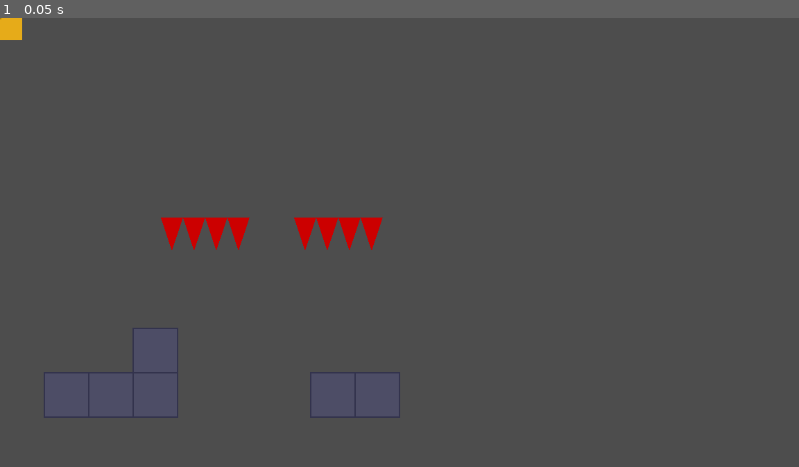
Above: before the commit, frame 1.
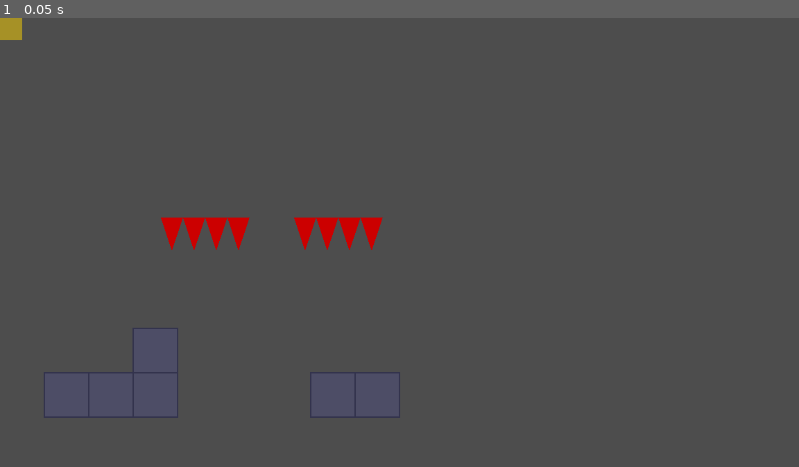
Above: after the commit, the same moment.

Repository: Naoki-kubo64/AI-Action
Game: Godot game, scene res://scenes/levels/Level_2-4.tscn
Two runs of this game, one before a commit and one after it. Both use one fixed random seed, a clock stepped at 60 frames per second and the inputs below. This scene is started directly instead of the project's main scene.
Inputs:
- Up to frame 1 (0.05 s): no input

The runs differ from the first frame. In frame 1, 0.1% of the frame differs, in the area x 0-3%, y 0-5%.

Commit message:
fix: unify PushableBox type as CharacterBody2D in scene and level

Diff:
--- a/scenes/levels/Level_2-4.tscn
+++ b/scenes/levels/Level_2-4.tscn
@@ -1,13 +1,10 @@
 [gd_scene load_steps=6 format=3 uid="uid://level2-4"]
 
+[ext_resource type="PackedScene" path="res://scenes/objects/pushable_box.tscn" id="1_box"]
 [ext_resource type="PackedScene" path="res://scenes/block.tscn" id="2_block"]
-[ext_resource type="Script" path="res://scripts/objects/pushable_box.gd" id="3_box_script"]
 [ext_resource type="PackedScene" path="res://scenes/objects/spikes.tscn" id="4_spikes"]
 
 [sub_resource type="RectangleShape2D" id="RectangleShape2D_goal"]
-size = Vector2(64, 64)
-
-[sub_resource type="RectangleShape2D" id="RectangleShape2D_box"]
 size = Vector2(64, 64)
 
 [sub_resource type="GDScript" id="GDScript_goal"]
@@ -38,55 +35,18 @@
 # -----------------
 # THE PIT (Gap)
 # -----------------
-# Gap at X=320..448 (Width 128 = 2 blocks wide?)
-# No, box is 64. If gap is 128, box falls in and doesn't bridge.
-# Box needs to bridge "something".
-# If the gap is 64 wide, box fills it.
-# The sketch shows a gap with needles.
-# Can the box land ON the needles?
-# Yes. Spikes are Area2D. Box is CharacterBody2D. They don't collide physically unless Spikes have a Body.
-# My Spikes are Area2D. Box will fall THROUGH them if there is no floor.
-# So I need a floor at the bottom of the pit for the box to land on.
-# AND the spikes should be there.
-
 [node name="PitFloor" type="Node2D" parent="."]
-# Floor for the box to land on (lowered)
-# Floor is at Y=512.
-# Pit bottom at Y=576 (1 block down).
+# Floor for the box to land on
 [node name="BlockPit" parent="PitFloor" instance=ExtResource("2_block")]
 position = Vector2(320, 576)
 
 # Spikes in the pit
 [node name="SpikesFloor" parent="PitFloor" instance=ExtResource("4_spikes")]
 position = Vector2(352, 576)
-# Spikes origin is center? No, my polygon was -32..32.
-# Block origin is Top-Left (from our previous discoveries).
-# Wait, Block.tscn has CollisionShape at (32, 32).
-# Block position (320, 576) -> Center (352, 608). Top 576.
-# Spikes at (352, 576). Y is Top of block.
-# My Spikes visual is -16..32 Y range.
-# Center Y=0 is... where?
-# If I place Spikes at 576, the spikes point UP from 576?
-# My polygon: (-16, -16) to (0, 32) ??
-# Let's check Spikes script again.
-# (-32, 32) bottom left. (-16, -16) tip. (0, 32) bottom center.
-# So Y ranges from -16 (top) to 32 (bottom).
-# If I place it at Y=576 (Surface of pit block), 0 is surface.
-# Tip is at -16 (Above surface). Bottom at 32 (Inside block).
-# Sounds correct.
 
 # -----------------
 # CEILING NEEDLES
 # -----------------
-# Ceiling to prevent jumping.
-# Player stands at Y=448 (on floor 512). Head at 400.
-# Jump goes up to... 300?
-# Ceiling should be low.
-# Say at Y=320?
-# Ceiling Spikes need to point DOWN.
-# My Spikes scene points UP.
-# I need to rotate them 180 deg.
-
 [node name="Ceiling" type="Node2D" parent="."]
 [node name="SpikesCeiling1" parent="Ceiling" instance=ExtResource("4_spikes")]
 position = Vector2(200, 320)
@@ -123,35 +83,9 @@
 # -----------------
 # THE BOX
 # -----------------
-# Start before the gap
-[node name="PushableBox" type="CharacterBody2D" parent="."]
+# Use the scene instance instead of inline code
+[node name="PushableBox" parent="." instance=ExtResource("1_box")]
 position = Vector2(256, 400)
-# Y=400 air drop.
-collision_layer = 1
-collision_mask = 1
-script = ExtResource("3_box_script")
-z_index = 5
-
-[node name="CollisionShape2D" type="CollisionShape2D" parent="PushableBox"]
-shape = SubResource("RectangleShape2D_box")
-
-[node name="ColorRect" type="ColorRect" parent="PushableBox"]
-offset_left = -32.0
-offset_top = -32.0
-offset_right = 32.0
-offset_bottom = 32.0
-color = Color(0.8, 0.5, 0.2, 1)
-
-[node name="ReferenceRect" type="ReferenceRect" parent="PushableBox/ColorRect"]
-layout_mode = 1
-anchors_preset = 15
-anchor_right = 1.0
-anchor_bottom = 1.0
-grow_horizontal = 2
-grow_vertical = 2
-border_color = Color(0.3, 0.15, 0.05, 1.0)
-border_width = 4.0
-editor_only = false
 
 # -----------------
 # GOAL
--- a/scenes/objects/pushable_box.tscn
+++ b/scenes/objects/pushable_box.tscn
@@ -1,13 +1,15 @@
-[gd_scene load_steps=3 format=3]
+[gd_scene load_steps=4 format=3 uid="uid://box_scene_v2"]
+
+[ext_resource type="Script" path="res://scripts/objects/pushable_box.gd" id="1_script"]
 
 [sub_resource type="RectangleShape2D" id="RectangleShape2D_box"]
 size = Vector2(64, 64)
 
-[node name="PushableBox" type="RigidBody2D"]
+[node name="PushableBox" type="CharacterBody2D"]
 collision_layer = 1
 collision_mask = 1
-mass = 5.0
-lock_rotation = true
+script = ExtResource("1_script")
+z_index = 5
 
 [node name="CollisionShape2D" type="CollisionShape2D" parent="."]
 shape = SubResource("RectangleShape2D_box")
